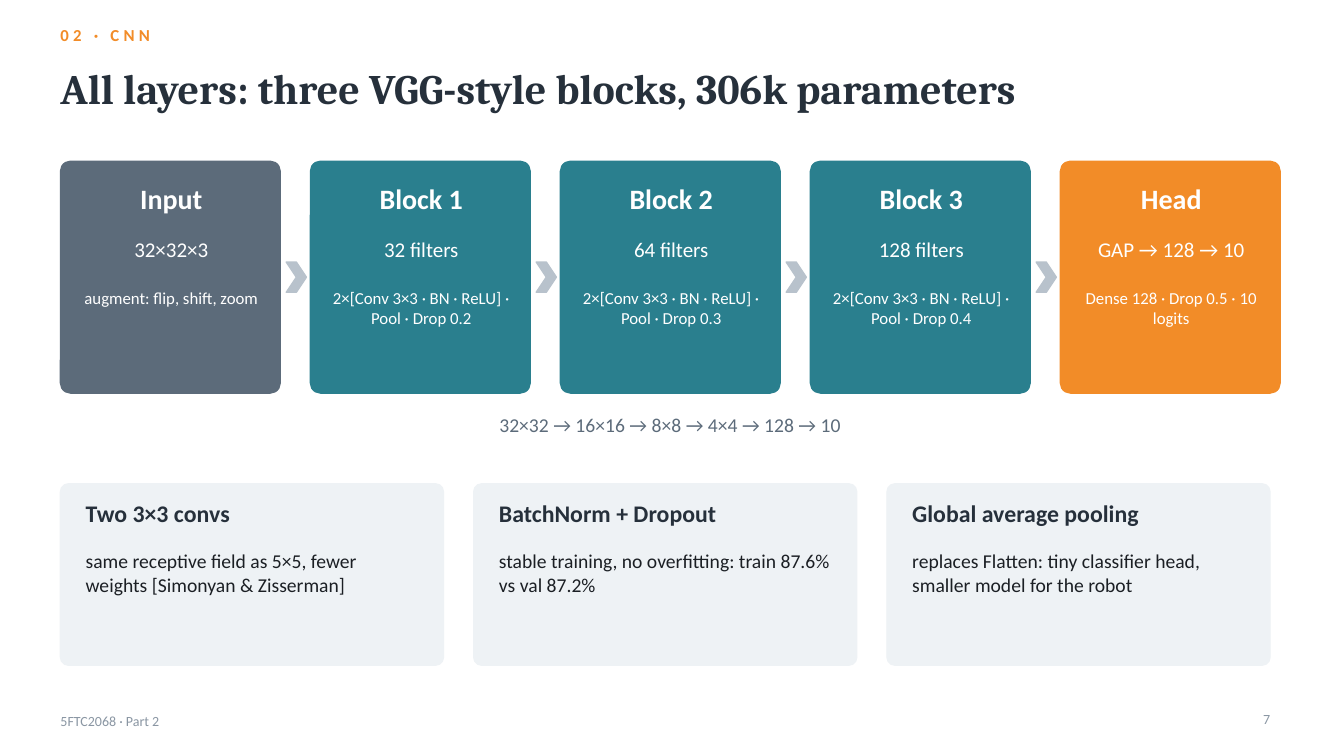
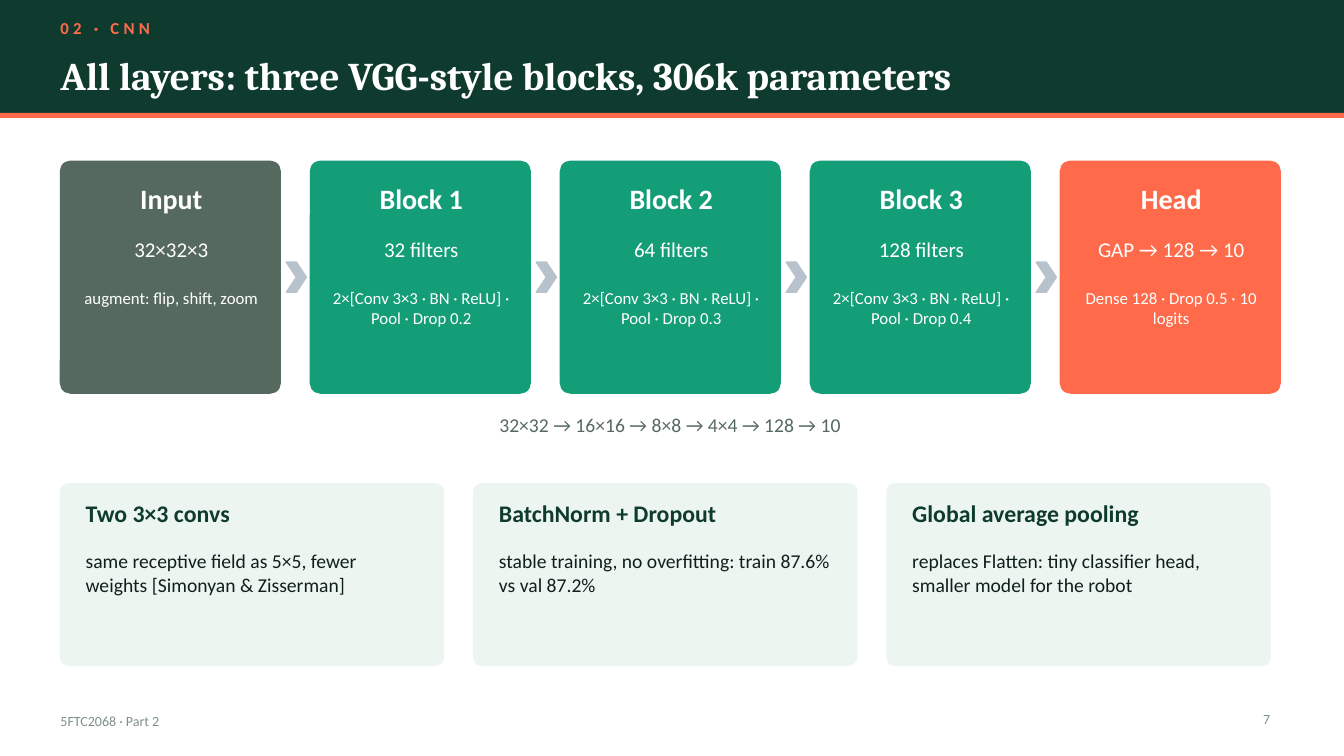
Before and after one commit to kris072008/webots-cnn-colour-detection, a slide deck: slide 7 of report/Krishna_Mahajan_106wucww_Part2_Presentation.pptx. Drawn at 1344x756 pixels with LibreOffice and Linux fonts; fonts in the diff are those of the drawing. Boxes give left, top, right and bottom in pixels: in the first picture for what was removed or moved away, otherwise in the second. Text is boxed around its words. In the diff, an @@ line names an element or a change of style, - is before the commit and + after.

Commit message:
Slides: new emerald and coral theme with a title band on every content slide

```diff
--- a/report/Krishna_Mahajan_106wucww_Part2_Presentation.pptx
+++ b/report/Krishna_Mahajan_106wucww_Part2_Presentation.pptx
@@ rectangle added at [0, 0, 1344, 113], fill #0E3B2E @@
@@ text "02 · CNN": place and size @@
-text "02 · CNN" at [60, 30, 149, 41]
+text "02 · CNN" at [60, 23, 149, 34]
@@ text "02 · CNN" at [60, 23, 149, 34]: text colour #F28C28 to #FF6B4A @@
@@ title "All layers: three VGG-style blocks, ...": place and size @@
-title "All layers: three VGG-style blocks, ..." at [60, 74, 1015, 114]
+title "All layers: three VGG-style blocks, ..." at [60, 62, 952, 99]
@@ title "All layers: three VGG-style blocks, ..." at [60, 62, 952, 99]: size 30 to 28 pt, text colour #26303B to #FFFFFF @@
@@ rectangle added at [0, 113, 1344, 118], fill #FF6B4A @@
@@ rounded rectangle at [60, 161, 280, 393]: fill #5C6B7A to #56695F; outline #5C6B7A 1 pt to #56695F 1 pt @@
@@ fill #2A7F8E to #149E78; outline #2A7F8E 1 pt to #149E78 1 pt in 3 elements at [311, 161, 530, 393], [561, 161, 780, 393], [811, 161, 1030, 393] @@
@@ rounded rectangle at [1061, 161, 1280, 393]: fill #F28C28 to #FF6B4A; outline #F28C28 1 pt to #FF6B4A 1 pt @@
@@ text "32×32 → 16×16 → 8×8 ..." at [499, 418, 841, 432]: text colour #5C6B7A to #56695F @@
@@ fill #EEF2F5 to #EDF5F1; outline #EEF2F5 1 pt to #EDF5F1 1 pt in 3 elements at [60, 484, 444, 665], [474, 484, 857, 665], [887, 484, 1270, 665] @@
@@ text colour #26303B to #0E3B2E in 3 elements at [86, 506, 230, 522], [499, 505, 716, 526], [912, 505, 1138, 526] @@
@@ text "5FTC2068 · Part 2" at [60, 716, 159, 726]: text colour #8A96A3 to #7E9189 @@
@@ page number at [1263, 715, 1270, 724]: text colour #8A96A3 to #7E9189 @@
```
Also in this commit, not shown: 24 other slides changed, 1 other file.
